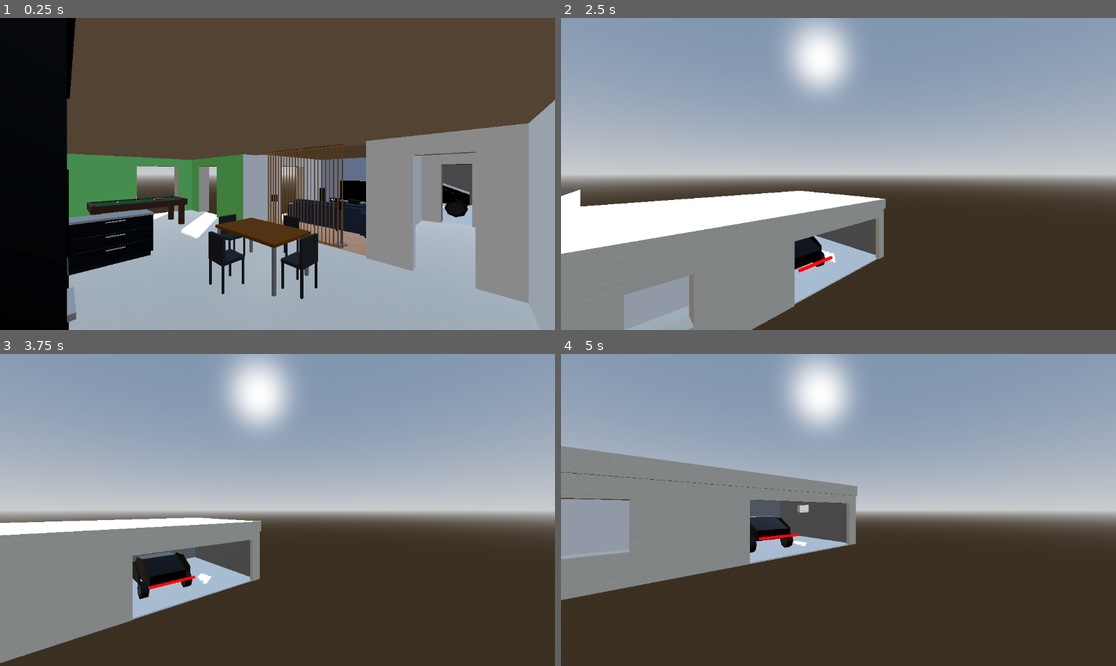
Above: before the commit, frames 1-4 (two rows, left to right).
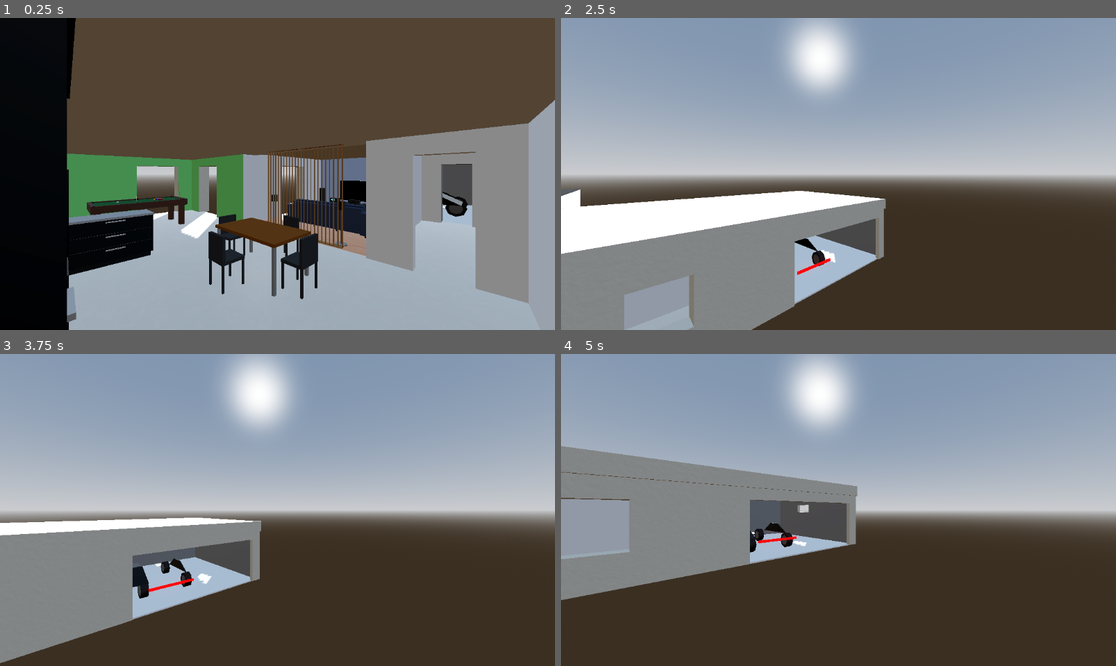
Above: after the commit, the same moments.

Repository: deneuxj/godot-ai
Game: Godot game, scene res://scenes/house building.tscn
Same seed, same stepped clock (60 frames per second), same inputs: the game is played once before the commit and once after it.
Inputs (mouse positions are in pixels of both pictures, inside the frame that each line leads up to):
- Up to frame 1 (0.25 s): no input
- Up to frame 2 (2.5 s): tap Enter at 0.5 s; move the mouse to (960, 158) at 0.52 s; hold D 0.53-1.25 s; hold E 0.53-1.25 s; click (960, 158) at 0.67 s; tap Space at 0.77, 2 s; drag from (727, 189) to (810, 236) at 1.27 s; move the mouse to (894, 105) at 2.02 s; hold D from 2.03 s (still down); hold Shift from 2.03 s (still down)
- Up to frame 3 (3.75 s): release D at 2.75 s; release Shift at 2.75 s; drag from (249, 572) to (111, 463) at 2.77 s; tap Enter at 3.5 s; move the mouse to (444, 556) at 3.52 s; hold A from 3.53 s (still down); hold Q from 3.53 s (still down)
- Up to frame 4 (5 s): tap Space at 3.77 s; release A at 4.25 s; release Q at 4.25 s; drag from (672, 463) to (755, 432) at 4.27 s

The runs differ from the first frame. In frame 1, 0.3% of the frame differs, in the area x 79-85%, y 53-64%; in frame 2, 0.5%; in frame 3, 0.9%, in the area x 23-36%, y 63-79%; in frame 4, 0.5%.

Commit message:
fix: rebuild Tesla Model 3 geometry with proper convex polygons to fix black material bug

Diff:
--- a/project/scenes/tesla_model_3.tscn
+++ b/project/scenes/tesla_model_3.tscn
@@ -1,4 +1,4 @@
-[gd_scene format=3 uid="uid://b23t0q8tp18rn"]
+[gd_scene format=3]
 
 [sub_resource type="StandardMaterial3D" id="StandardMaterial3D_c2srs"]
 albedo_color = Color(0.05, 0.05, 0.05, 1)
@@ -10,7 +10,7 @@
 roughness = 0.9
 
 [sub_resource type="StandardMaterial3D" id="StandardMaterial3D_j0gjg"]
-albedo_color = Color(0.3, 0.3, 0.3, 1)
+albedo_color = Color(0.5, 0.5, 0.5, 1)
 metallic = 0.9
 roughness = 0.4
 
@@ -25,82 +25,87 @@
 emission = Color(1, 0, 0, 1)
 emission_energy_multiplier = 2.0
 
-[node name="TeslaModel3" type="Node3D" unique_id=47789013]
+[node name="TeslaModel3" type="Node3D" unique_id=231525321]
 
-[node name="Body" type="CSGCombiner3D" parent="." unique_id=282598465]
+[node name="Body" type="CSGCombiner3D" parent="." unique_id=277708230]
 
-[node name="GlassRoof" type="CSGPolygon3D" parent="." unique_id=1935292245]
-transform = Transform3D(1, 0, 0, 0, 1, 0, 0, 0, 1, 0, 0, 0.6833984)
-polygon = PackedVector2Array(1.2, 0.76, 0.2, 1.41, -0.6, 1.41, -1.8, 0.91, -1.8, 0.5, 1.2, 0.5)
+[node name="GlassRoof" type="CSGPolygon3D" parent="." unique_id=2144201173]
+transform = Transform3D(1, 0, 0, 0, 1, 0, 0, 0, 1, 0, 0, -0.7)
+polygon = PackedVector2Array(-1.6, 0.6, 1, 0.6, 0.2, 1.11, -0.6, 1.11)
 depth = 1.4
 material = SubResource("StandardMaterial3D_c2srs")
 
-[node name="SideGlass_-0_93" type="CSGPolygon3D" parent="." unique_id=11352107]
+[node name="SideGlass_-0_93" type="CSGPolygon3D" parent="." unique_id=1355824256]
 transform = Transform3D(1, 0, 0, 0, 1, 0, 0, 0, 1, 0, 0, -0.955)
-polygon = PackedVector2Array(0.9, 0.76, 0.2, 1.35, -0.6, 1.35, -1.4, 0.91, -1.4, 0.6, 0.9, 0.6)
+polygon = PackedVector2Array(-1.3, 0.65, 0.8, 0.65, 0.15, 1.05, -0.55, 1.05)
 depth = 0.05
 material = SubResource("StandardMaterial3D_c2srs")
 
-[node name="SideGlass_0_93" type="CSGPolygon3D" parent="." unique_id=385633113]
-transform = Transform3D(1, 0, 0, 0, 1, 0, 0, 0, 1, 0, 0, 1.0398132)
-polygon = PackedVector2Array(0.9, 0.76, 0.2, 1.35, -0.6, 1.35, -1.4, 0.91, -1.4, 0.6, 0.9, 0.6)
+[node name="SideGlass_0_93" type="CSGPolygon3D" parent="." unique_id=1971106544]
+transform = Transform3D(1, 0, 0, 0, 1, 0, 0, 0, 1, 0, 0, 0.905)
+polygon = PackedVector2Array(-1.3, 0.65, 0.8, 0.65, 0.15, 1.05, -0.55, 1.05)
 depth = 0.05
 material = SubResource("StandardMaterial3D_c2srs")
 
-[node name="Tire_-1_4_-0_85" type="CSGCylinder3D" parent="." unique_id=730733573]
+[node name="Tire_-1_4_-0_85" type="CSGCylinder3D" parent="." unique_id=943602378]
 transform = Transform3D(1, 0, 0, 0, -4.371139e-08, -1, 0, 1, -4.371139e-08, -1.4, 0.35, -0.85)
-radius = 0.35
+radius = 0.33
 height = 0.25
 material = SubResource("StandardMaterial3D_u6qap")
 
-[node name="Rim_-1_4_-0_85" type="CSGCylinder3D" parent="." unique_id=148929253]
+[node name="Rim_-1_4_-0_85" type="CSGCylinder3D" parent="." unique_id=1451782813]
 transform = Transform3D(1, 0, 0, 0, -4.371139e-08, -1, 0, 1, -4.371139e-08, -1.4, 0.35, -0.85)
-radius = 0.25
+radius = 0.22
 height = 0.26
 material = SubResource("StandardMaterial3D_j0gjg")
 
-[node name="Tire_-1_4_0_85" type="CSGCylinder3D" parent="." unique_id=1722288200]
+[node name="Tire_-1_4_0_85" type="CSGCylinder3D" parent="." unique_id=1598940173]
 transform = Transform3D(1, 0, 0, 0, -4.371139e-08, -1, 0, 1, -4.371139e-08, -1.4, 0.35, 0.85)
-radius = 0.35
+radius = 0.33
 height = 0.25
 material = SubResource("StandardMaterial3D_u6qap")
 
-[node name="Rim_-1_4_0_85" type="CSGCylinder3D" parent="." unique_id=2009603929]
+[node name="Rim_-1_4_0_85" type="CSGCylinder3D" parent="." unique_id=1798400068]
 transform = Transform3D(1, 0, 0, 0, -4.371139e-08, -1, 0, 1, -4.371139e-08, -1.4, 0.35, 0.85)
-radius = 0.25
+radius = 0.22
 height = 0.26
 material = SubResource("StandardMaterial3D_j0gjg")
 
-[node name="Tire_1_4_-0_85" type="CSGCylinder3D" parent="." unique_id=750899361]
+[node name="Tire_1_4_-0_85" type="CSGCylinder3D" parent="." unique_id=312730765]
 transform = Transform3D(1, 0, 0, 0, -4.371139e-08, -1, 0, 1, -4.371139e-08, 1.4, 0.35, -0.85)
-radius = 0.35
+radius = 0.33
 height = 0.25
 material = SubResource("StandardMaterial3D_u6qap")
 
-[node name="Rim_1_4_-0_85" type="CSGCylinder3D" parent="." unique_id=1689228605]
+[node name="Rim_1_4_-0_85" type="CSGCylinder3D" parent="." unique_id=1298904481]
 transform = Transform3D(1, 0, 0, 0, -4.371139e-08, -1, 0, 1, -4.371139e-08, 1.4, 0.35, -0.85)
-radius = 0.25
+radius = 0.22
 height = 0.26
 material = SubResource("StandardMaterial3D_j0gjg")
 
-[node name="Tire_1_4_0_85" type="CSGCylinder3D" parent="." unique_id=715170509]
+[node name="Tire_1_4_0_85" type="CSGCylinder3D" parent="." unique_id=628399242]
 transform = Transform3D(1, 0, 0, 0, -4.371139e-08, -1, 0, 1, -4.371139e-08, 1.4, 0.35, 0.85)
-radius = 0.35
+radius = 0.33
 height = 0.25
 material = SubResource("StandardMaterial3D_u6qap")
 
-[node name="Rim_1_4_0_85" type="CSGCylinder3D" parent="." unique_id=1362373557]
+[node name="Rim_1_4_0_85" type="CSGCylinder3D" parent="." unique_id=23700515]
 transform = Transform3D(1, 0, 0, 0, -4.371139e-08, -1, 0, 1, -4.371139e-08, 1.4, 0.35, 0.85)
-radius = 0.25
+radius = 0.22
 height = 0.26
 material = SubResource("StandardMaterial3D_j0gjg")
 
-[node name="Headlights" type="CSGBox3D" parent="." unique_id=599867331]
-transform = Transform3D(0.9950042, -0.09983342, 0, 0.09983342, 0.9950042, 0, 0, 0, 1, 2.22, 0.46, 0)
-size = Vector3(0.2, 0.1, 1.7)
+[node name="Headlight_-0_75" type="CSGBox3D" parent="." unique_id=382413660]
+transform = Transform3D(0.9553365, -0.29552022, 0, 0.29552022, 0.9553365, 0, 0, 0, 1, 2.13, 0.38, -0.75)
+size = Vector3(0.2, 0.05, 0.3)
 material = SubResource("StandardMaterial3D_ftclx")
 
-[node name="Taillights" type="CSGBox3D" parent="." unique_id=1023764800]
-transform = Transform3D(0.9800666, 0.19866933, 0, -0.19866933, 0.9800666, 0, 0, 0, 1, -2.28, 0.65, 0)
-size = Vector3(0.1, 0.1, 1.7)
+[node name="Headlight_0_75" type="CSGBox3D" parent="." unique_id=716213732]
+transform = Transform3D(0.9553365, -0.29552022, 0, 0.29552022, 0.9553365, 0, 0, 0, 1, 2.13, 0.38, 0.75)
+size = Vector3(0.2, 0.05, 0.3)
+material = SubResource("StandardMaterial3D_ftclx")
+
+[node name="Taillights" type="CSGBox3D" parent="." unique_id=780737084]
+transform = Transform3D(0.9950042, 0.09983342, 0, -0.09983342, 0.9950042, 0, 0, 0, 1, -2.17, 0.52, 0)
+size = Vector3(0.05, 0.1, 1.7)
 material = SubResource("StandardMaterial3D_ud4gu")
